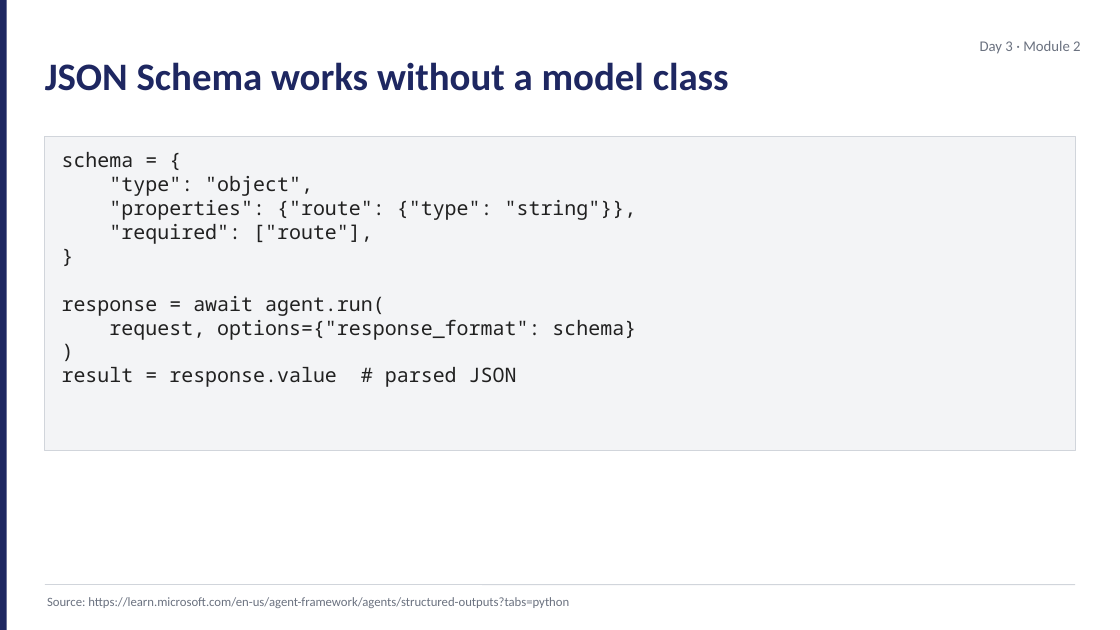
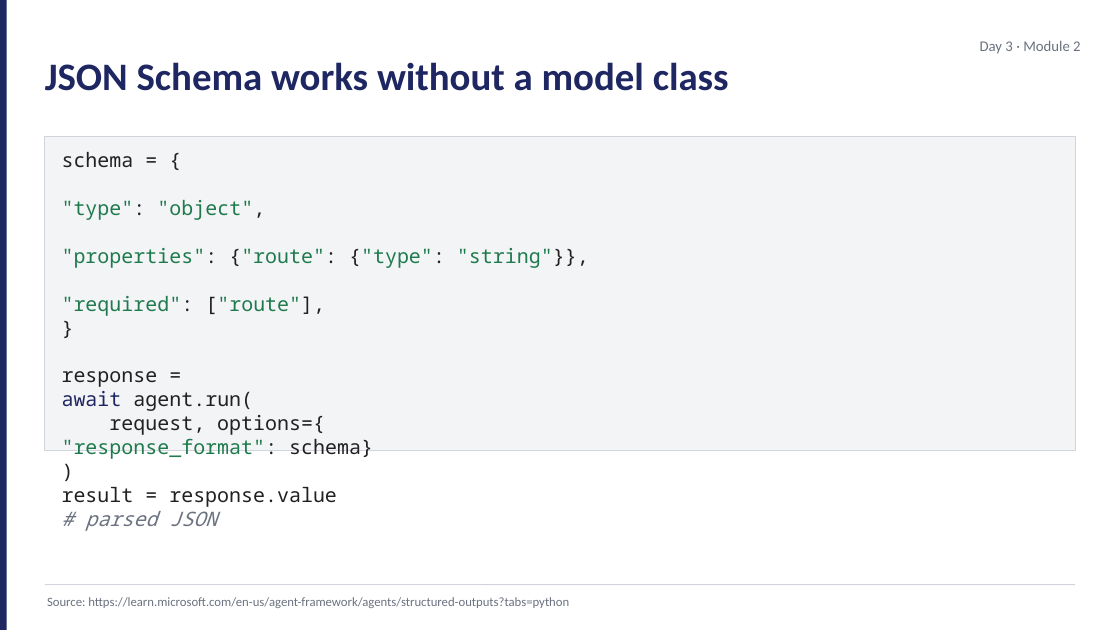
Before and after one commit to JimPiquant/Building-AI-Apps-and-Agents, a slide deck: slide 7 of decks/day3/module-2-streaming-structured.pptx. Drawn at 1120x630 pixels with LibreOffice and Linux fonts; fonts in the diff are those of the drawing. Boxes give left, top, right and bottom in pixels: in the first picture for what was removed or moved away, otherwise in the second. Text is boxed around its words. In the diff, an @@ line names an element or a change of style, - is before the commit and + after.

```diff
--- a/decks/day3/module-2-streaming-structured.pptx
+++ b/decks/day3/module-2-streaming-structured.pptx
@@ text at bbox=[62, 200, 589, 316]: text colour #212121 to #1F7A4D in ""type": "object",", ""properties": {"route": {"type": "string"}},", ""required": ["route"]," @@
@@ text at bbox=[62, 371, 373, 459]: text changed @@
-response = await agent.run(
-request, options={"response_format": schema}
+response =
+await agent.run(
+request, options={
+"response_format": schema}
@@ text at bbox=[62, 487, 337, 531]: text changed @@
-result = response.value # parsed JSON
+result = response.value
+# parsed JSON
```
Also in this commit, not shown: 2 other slides changed, 10 other files.
